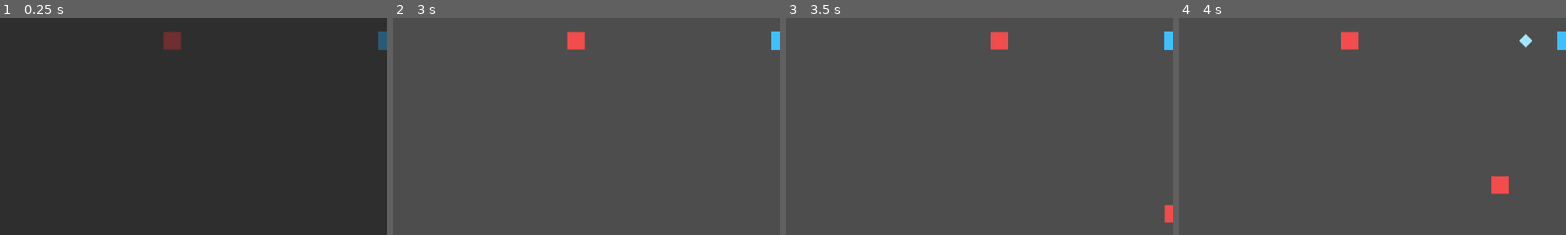
Above: before the commit, frames 1-4 (left to right).
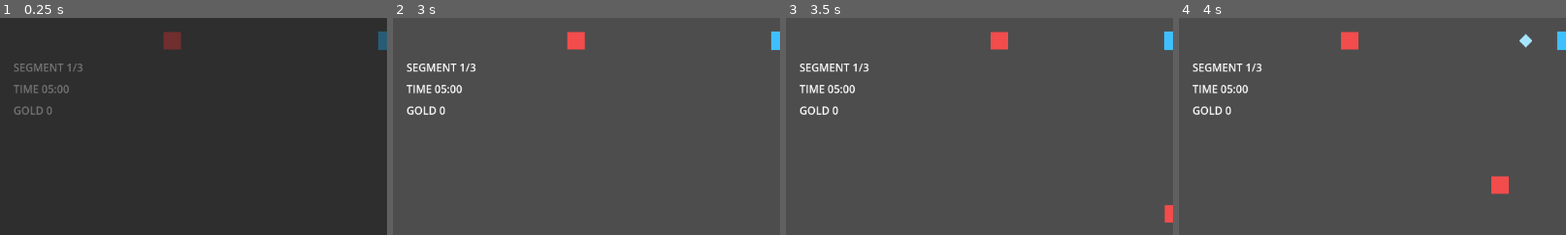
Above: after the commit, the same moments.

Repository: alsdmlals4-eng/ninja-survival-godot
Game: Godot game, scene res://scenes/main/main_scene.tscn
Same seed, same stepped clock (60 frames per second), same inputs: the game is played once before the commit and once after it.
Inputs:
- Up to frame 1 (0.25 s): no input
- Up to frame 2 (3 s): click "RESTART" at 0.5 s; click "RESTART" at 1.25 s; click "RESTART" at 2 s; click "1 — 봉마류 | 소환과 결계로 진지를 만든다" at 2.75 s
- Up to frame 3 (3.5 s): no input
- Up to frame 4 (4 s): tap Enter (ui_accept) at 3.5, 3.77 s; hold Right (ui_right) from 3.53 s (still down); tap 1 at 3.6 s
The pictures show only the part of the screen within x 0-50%, y 45-95%; the shares and areas given below are measured in that part.

The runs differ from the first frame. In frame 1, 0.7% of the frame differs, in the area x 3-22%, y 20-45%; in frame 2, 1.0%; in frame 3, 1.0%; in frame 4, 1.0%.

Commit message:
feat: add MVP-3 combat HUD labels

Diff:
--- a/scenes/ui/hud.tscn
+++ b/scenes/ui/hud.tscn
@@ -72,6 +72,27 @@
 offset_right = 340.0
 offset_bottom = 346.0
 
+[node name="StageLabel" type="Label" parent="."]
+offset_left = 20.0
+offset_top = 352.0
+offset_right = 240.0
+offset_bottom = 380.0
+text = "SEGMENT 1/3"
+
+[node name="StageTimeLabel" type="Label" parent="."]
+offset_left = 20.0
+offset_top = 384.0
+offset_right = 240.0
+offset_bottom = 412.0
+text = "TIME 05:00"
+
+[node name="GoldLabel" type="Label" parent="."]
+offset_left = 20.0
+offset_top = 416.0
+offset_right = 240.0
+offset_bottom = 444.0
+text = "GOLD 0"
+
 [node name="RestartButton" type="Button" parent="."]
 anchors_preset = 1
 anchor_left = 1.0
